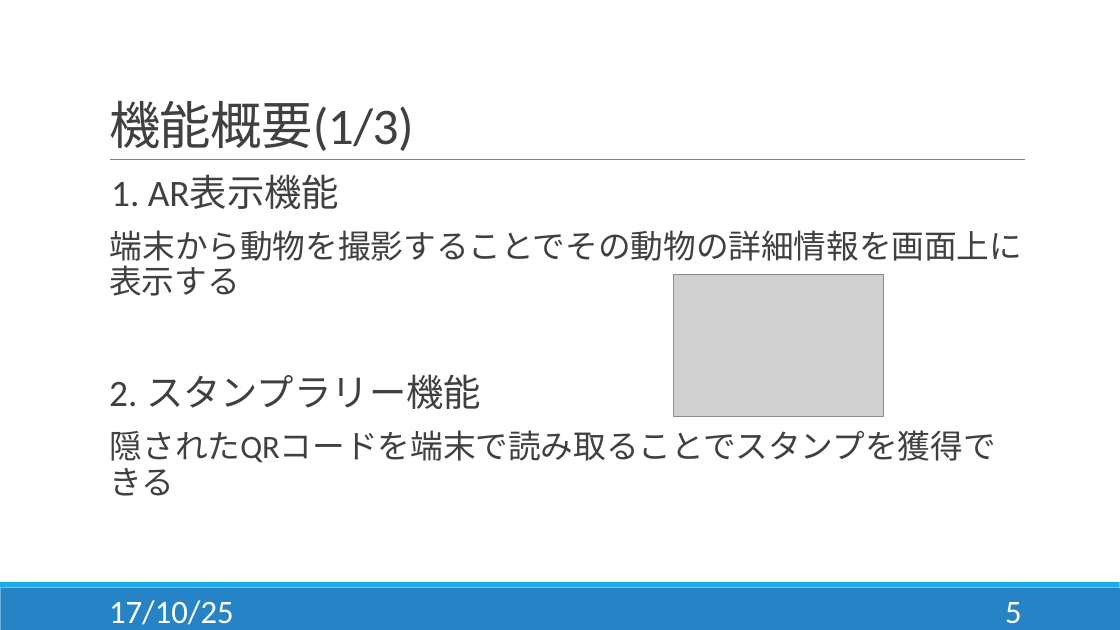
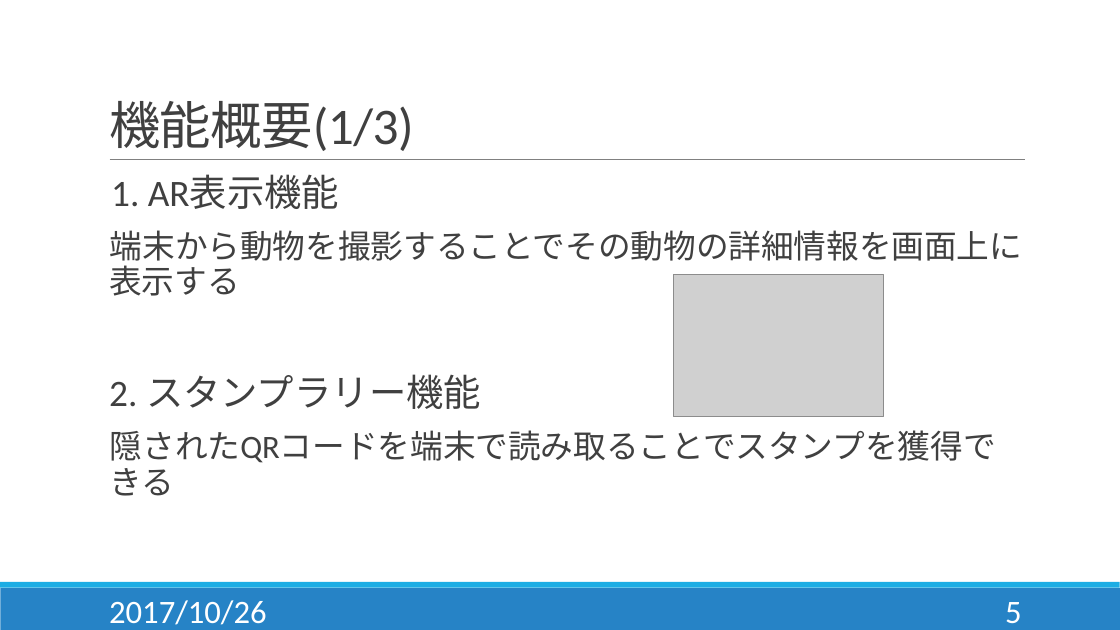
Before and after one commit to Hamato190360c/Siesta, a slide deck: slide 5 of 提案書発表/システム提案書_発表.pptx. Drawn at 1120x630 pixels with LibreOffice and Linux fonts; fonts in the diff are those of the drawing; grey boxes stand for pictures. Boxes give left, top, right and bottom in pixels: in the first picture for what was removed or moved away, otherwise in the second. Text is boxed around its words. In the diff, an @@ line names an element or a change of style, - is before the commit and + after.

```diff
--- a/提案書発表/システム提案書_発表.pptx
+++ b/提案書発表/システム提案書_発表.pptx
@@ text at box(109, 600, 266, 625): text changed @@
-17/10/25
+2017/10/26
```
Also in this commit, not shown: 20 other slides changed.
